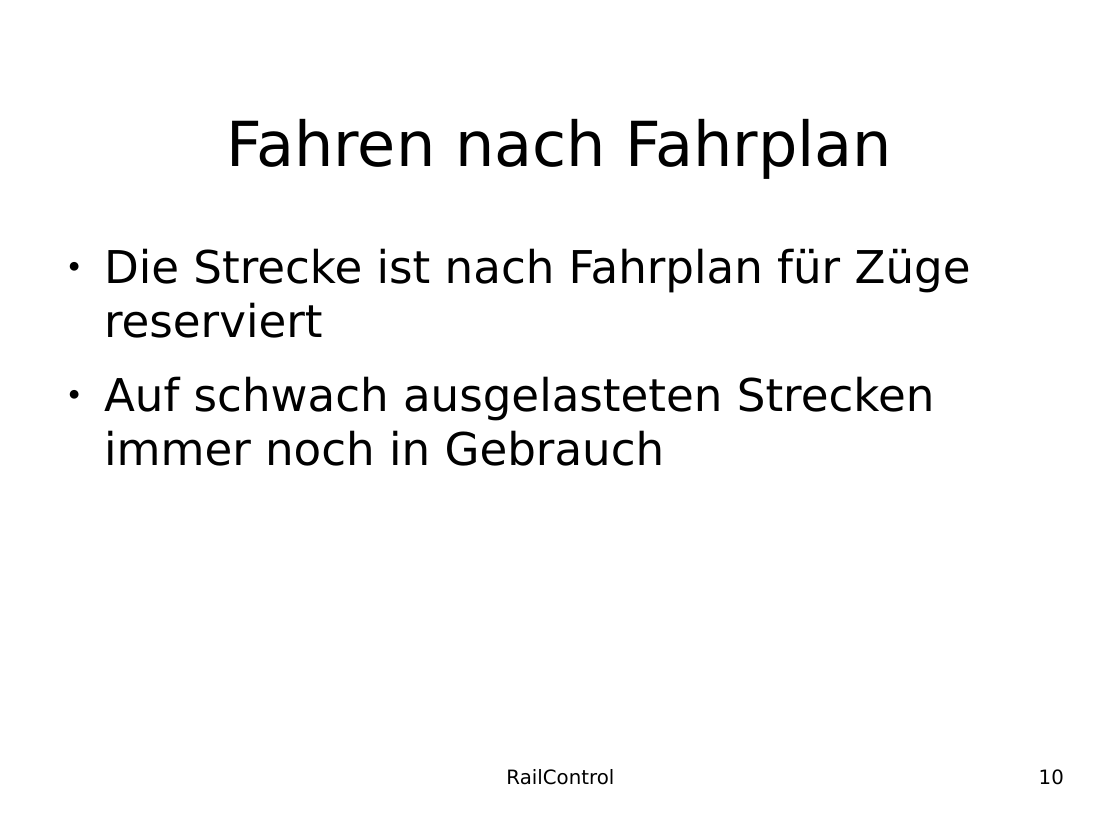
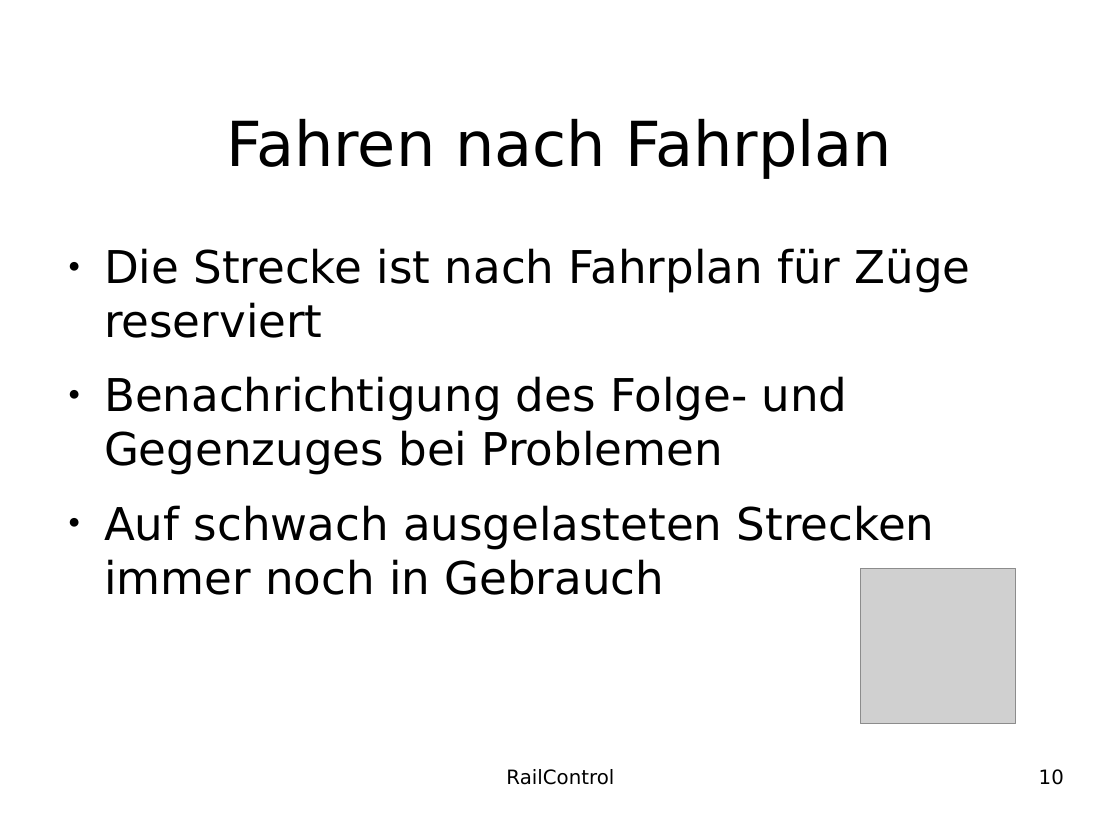
Before and after one commit to teddych/railcontrol, a slide deck: slide 10 of MAS/MAS_Thesis.odp. Drawn at 1120x840 pixels with LibreOffice and Linux fonts; fonts in the diff are those of the drawing; grey boxes stand for pictures; background and template pictures are left out. Boxes give left, top, right and bottom in pixels: in the first picture for what was removed or moved away, otherwise in the second. Text is boxed around its words. In the diff, an @@ line names an element or a change of style, - is before the commit and + after.

```diff
--- a/MAS/MAS_Thesis.odp
+++ b/MAS/MAS_Thesis.odp
@@ text at (104,376,848,475): paragraph added @@
+● Benachrichtigung des Folge- und Gegenzuges bei Problemen
@@ picture added at (861,568,1016,724) @@
```
Also in this commit, not shown: 4 other slides changed, 6 slides added.
